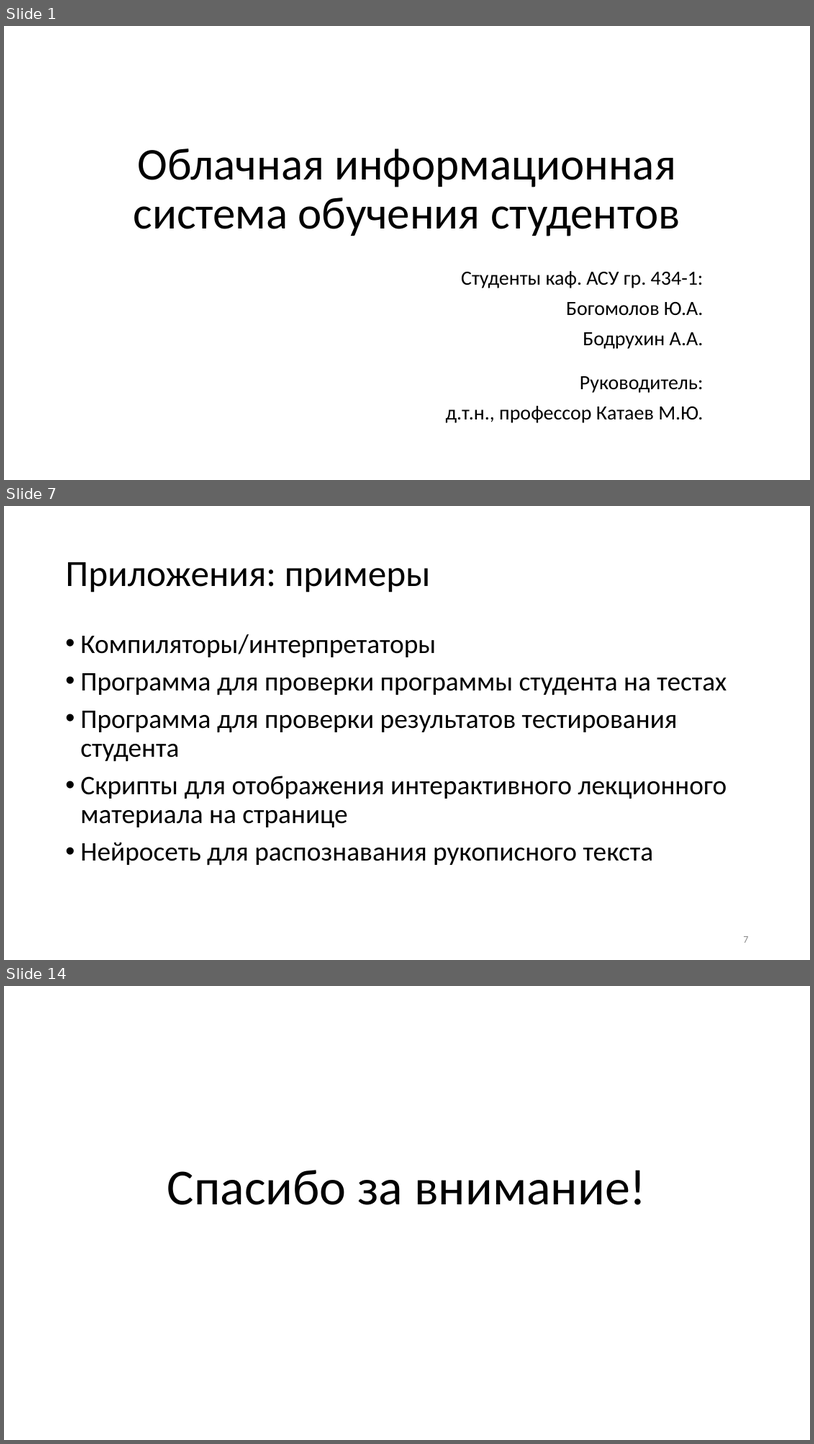
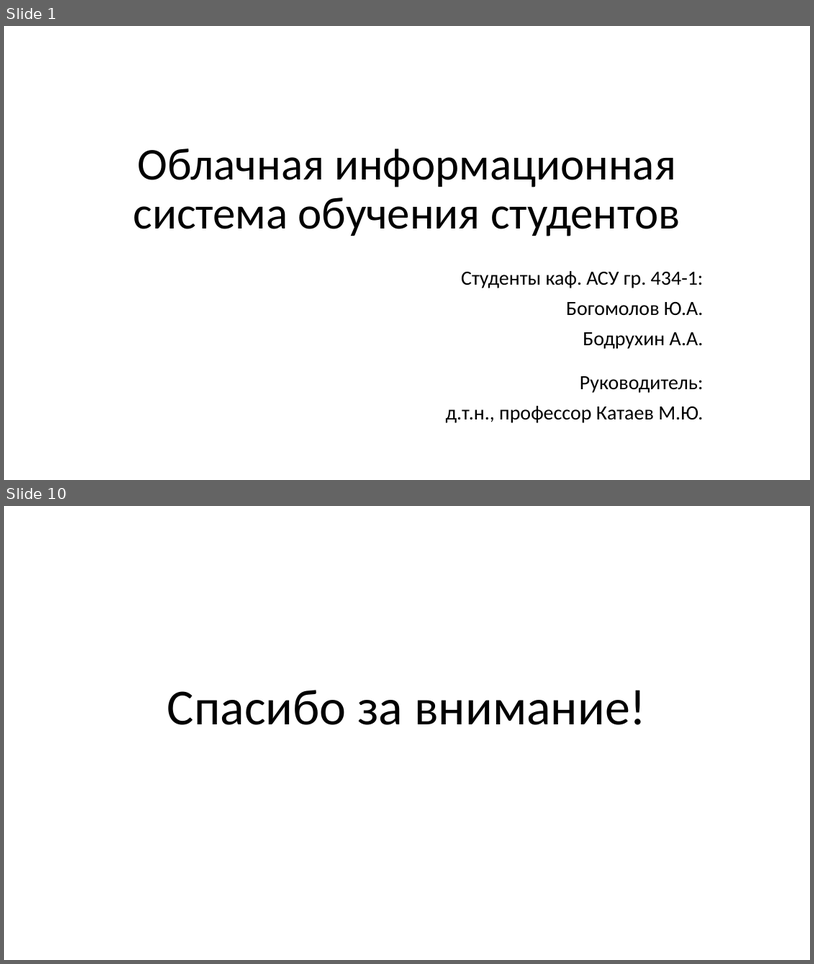
Before and after one commit to KerkDovan/GPO, a slide deck: Конференции/7. Научная сессия ТУСУР 2018/Выступление/Презентация.pptx. Shown one above the other, each under a label of ours: slides 1, 7 and 14 before the commit, slides 1 and 10 after it; the slides between them are not shown. The pictures are 814x1444 and 814x964 pixels, drawn with LibreOffice and Linux fonts; fonts in the diff are those of the drawing. Boxes give left, top, right and bottom in pixels: in the first picture for what was removed or moved away, otherwise in the second. Text is boxed around its words. In the diff, an @@ line names an element or a change of style, - is before the commit and + after.

Commit message:
Текст и презентация к выступлению готовы.

```diff
--- a/Конференции/7. Научная сессия ТУСУР 2018/Выступление/Презентация.pptx
+++ b/Конференции/7. Научная сессия ТУСУР 2018/Выступление/Презентация.pptx
@@ slide 7 removed at [4, 506, 810, 960], background #FFFFFF @@
@@ title removed at [65, 562, 431, 592] @@
-Приложения: примеры
@@ text removed at [80, 634, 728, 865] @@
-• Компиляторы/интерпретаторы
-• Программа для проверки программы студента на тестах
-• Программа для проверки результатов тестирования студента
-• Скрипты для отображения интерактивного лекционного материала на странице
-• Нейросеть для распознавания рукописного текста
@@ page number removed at [743, 936, 748, 942] @@
-7
@@ what was slide 14 is now slide 10 @@
```
Also in this commit, not shown: 1 slide changed, 7 slides added, 10 other slides removed, 20 other files.
